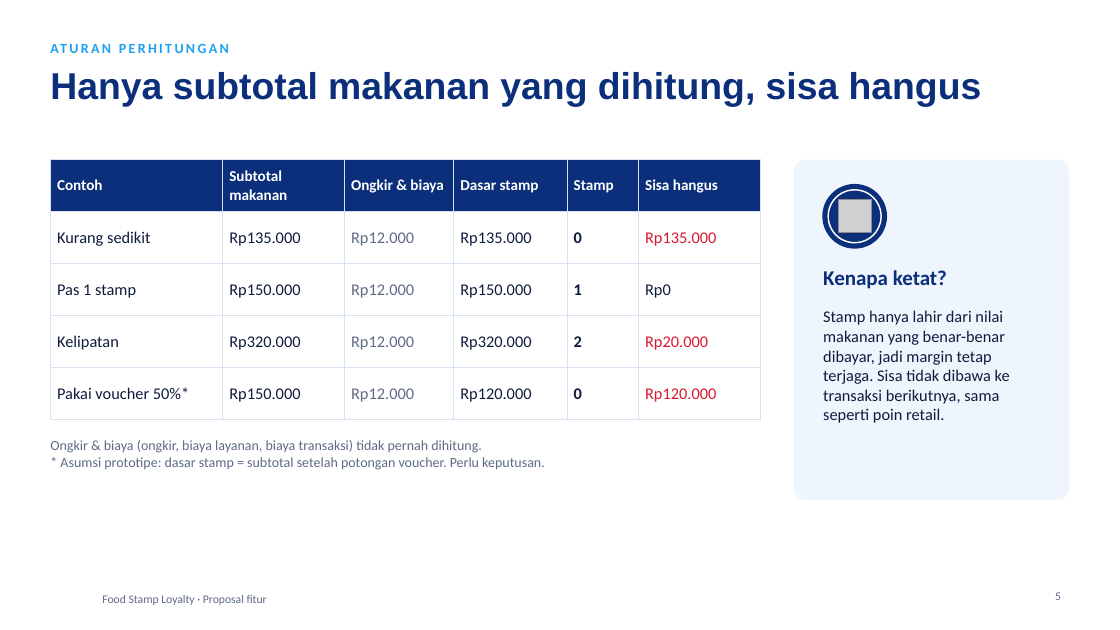
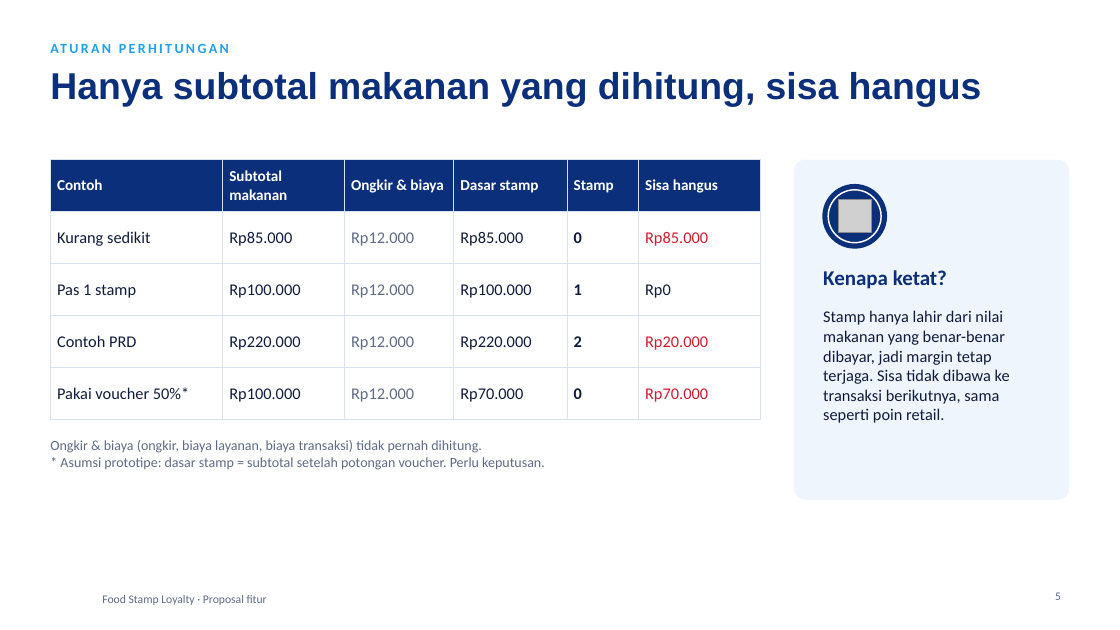
Before and after one commit to ZidaNeRP/livin-food-stamp-loyalty, a slide deck: slide 5 of presentasi/Livin-Food-Stamp-Loyalty.pptx. Drawn at 1120x630 pixels with LibreOffice and Linux fonts; fonts in the diff are those of the drawing; grey boxes stand for pictures; background and template pictures are left out. Boxes give left, top, right and bottom in pixels: in the first picture for what was removed or moved away, otherwise in the second. Text is boxed around its words. In the diff, an @@ line names an element or a change of style, - is before the commit and + after.

```diff
--- a/presentasi/Livin-Food-Stamp-Loyalty.pptx
+++ b/presentasi/Livin-Food-Stamp-Loyalty.pptx
@@ table at <box>50,160,760,406</box> @@
-row 2: Kurang sedikit | Rp135.000 | Rp12.000 | Rp135.000 | 0 | Rp135.000
+row 2: Kurang sedikit | Rp85.000 | Rp12.000 | Rp85.000 | 0 | Rp85.000
-row 3, column 2: Rp150.000
+row 3, column 2: Rp100.000
-row 3, column 4: Rp150.000
+row 3, column 4: Rp100.000
-row 4: Kelipatan | Rp320.000 | Rp12.000 | Rp320.000 | 2 | Rp20.000
+row 4: Contoh PRD | Rp220.000 | Rp12.000 | Rp220.000 | 2 | Rp20.000
-row 5: Pakai voucher 50%* | Rp150.000 | Rp12.000 | Rp120.000 | 0 | Rp120.000
+row 5: Pakai voucher 50%* | Rp100.000 | Rp12.000 | Rp70.000 | 0 | Rp70.000
```
Also in this commit, not shown: 6 other slides changed, 4 other files.
